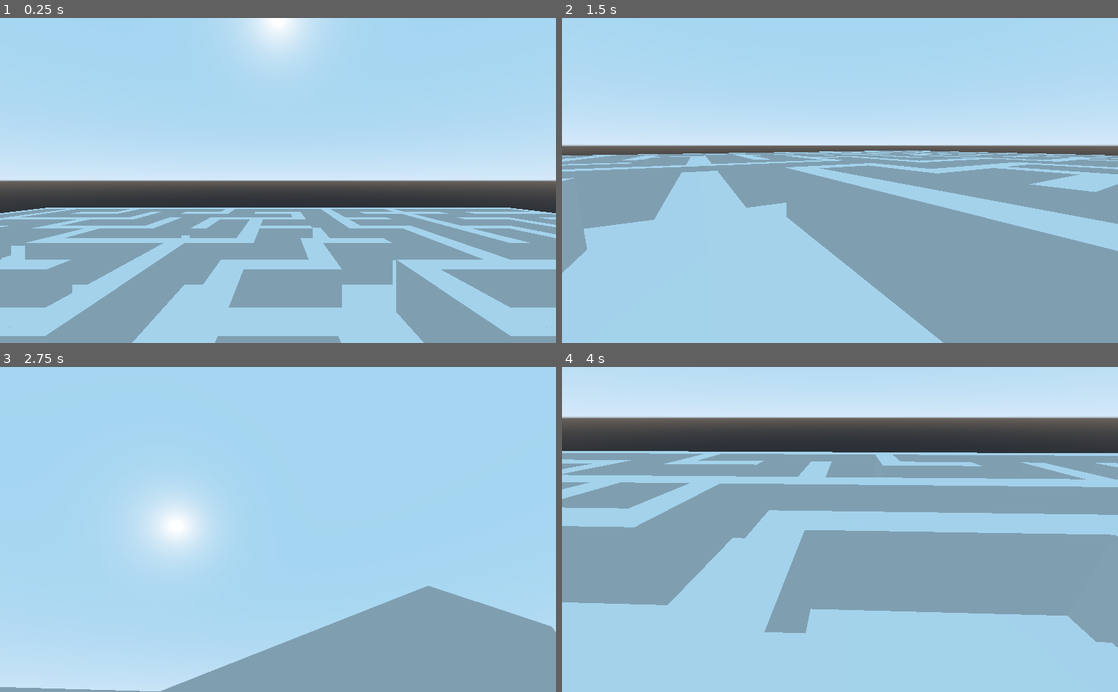
Above: before the commit, frames 1-4 (two rows, left to right).
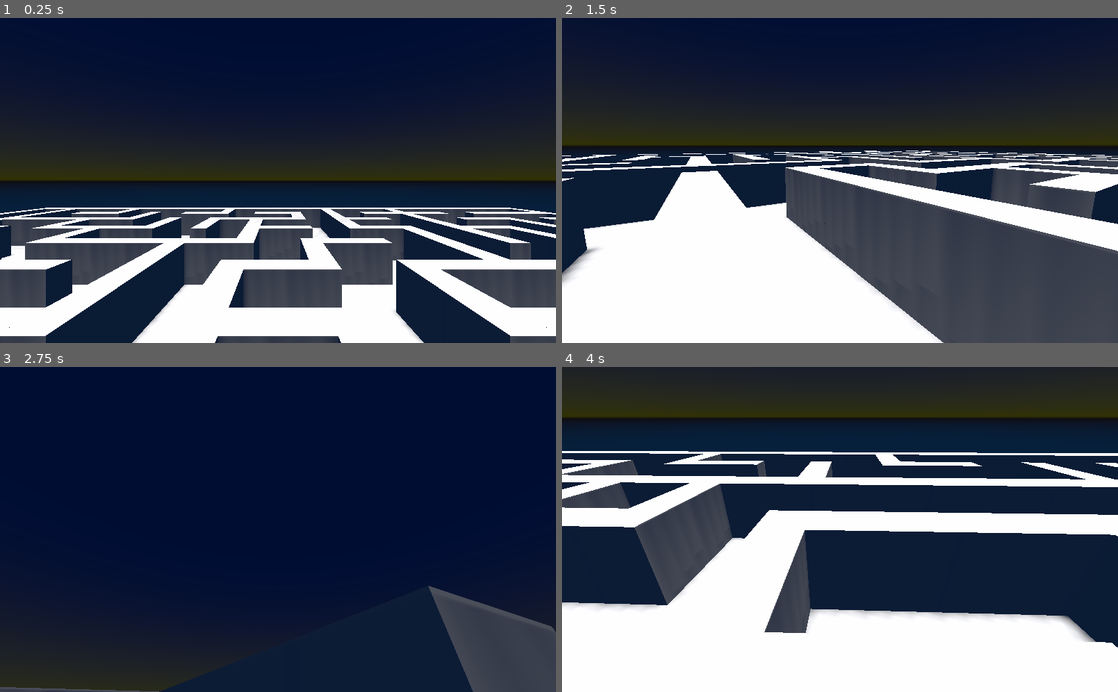
Above: after the commit, the same moments.

Repository: pragma-strict/stone-soup-GGJ
Game: Godot game, scene res://Scenes/Main.tscn
Same seed, same stepped clock (60 frames per second), same inputs: the game is played once before the commit and once after it.
Inputs (mouse positions are in pixels of both pictures, inside the frame that each line leads up to):
- Up to frame 1 (0.25 s): no input
- Up to frame 2 (1.5 s): move the mouse to (962, 164) at 0.52 s; hold D (move_right) 0.53-1.28 s; click (962, 164) at 0.67 s; tap Space (action_jump) at 0.77 s; move the mouse to (728, 196) at 1.27 s; hold S (move_back) from 1.28 s (still down); click (728, 196) at 1.42 s
- Up to frame 3 (2.75 s): tap Space (action_jump) at 1.52 s; move the mouse to (333, 458) at 2.02 s; release S (move_back) at 2.03 s; hold D (move_right) from 2.03 s (still down); click (333, 458) at 2.17 s
- Up to frame 4 (4 s): move the mouse to (812, 594) at 2.77 s; release D (move_right) at 2.78 s; hold E (move_up) 2.78-3.53 s; click (812, 594) at 2.92 s; tap Space (action_jump) at 3.02, 3.77 s; move the mouse to (1006, 578) at 3.52 s; hold A (move_left) from 3.53 s (still down); click (1006, 578) at 3.67 s

The runs differ from the first frame. In frame 1, 100% of the frame differs, in the area x 0-100%, y 0-100%; in frame 2, 100%; in frame 3, 100%; in frame 4, 100%.

Commit message:
Add day/night switching

Diff:
--- /dev/null
+++ b/Environment Settings/day_env.tres
@@ -0,0 +1,15 @@
+[gd_resource type="Environment" load_steps=2 format=2]
+
+[sub_resource type="ProceduralSky" id=1]
+sky_top_color = Color( 0.341176, 0.545098, 0.654902, 1 )
+ground_bottom_color = Color( 0.109804, 0.180392, 0.25098, 1 )
+ground_horizon_color = Color( 0.329412, 0.258824, 0.203922, 1 )
+sun_latitude = 87.94
+sun_curve = 0.0116629
+sun_energy = 13.02
+
+[resource]
+background_mode = 2
+background_sky = SubResource( 1 )
+tonemap_mode = 2
+ssao_enabled = true
--- /dev/null
+++ b/Environment Settings/night_env.tres
@@ -0,0 +1,18 @@
+[gd_resource type="Environment" load_steps=2 format=2]
+
+[sub_resource type="ProceduralSky" id=1]
+sky_top_color = Color( 0, 0.0509804, 0.203922, 1 )
+sky_horizon_color = Color( 0.192157, 0.196078, 0.00784314, 1 )
+ground_bottom_color = Color( 0.0235294, 0.129412, 0.239216, 1 )
+ground_horizon_color = Color( 0.0627451, 0.0352941, 0.0117647, 1 )
+sun_latitude = -63.82
+sun_energy = 0.0
+
+[resource]
+background_mode = 2
+background_sky = SubResource( 1 )
+fog_enabled = true
+fog_color = Color( 0.0196078, 0.054902, 0.0901961, 1 )
+fog_sun_color = Color( 0.427451, 0.294118, 0.0235294, 1 )
+fog_depth_begin = 0.0
+fog_transmit_enabled = true
--- /dev/null
+++ b/Environment Settings/twilight_env.tres
@@ -0,0 +1,3 @@
+[gd_resource type="Environment" format=2]
+
+[resource]
--- a/Scenes/Main.tscn
+++ b/Scenes/Main.tscn
@@ -1,11 +1,13 @@
-[gd_scene load_steps=10 format=2]
+[gd_scene load_steps=12 format=2]
 
 [ext_resource path="res://Scripts/Labyrinth.gd" type="Script" id=1]
+[ext_resource path="res://Environment Settings/night_env.tres" type="Environment" id=2]
 [ext_resource path="res://Meshes/corner.obj" type="ArrayMesh" id=3]
 [ext_resource path="res://Meshes/wall.obj" type="ArrayMesh" id=4]
 [ext_resource path="res://Meshes/path.obj" type="ArrayMesh" id=5]
-[ext_resource path="res://Scripts/Camera.gd" type="Script" id=6]
+[ext_resource path="res://Scripts/PlayerCam.gd" type="Script" id=6]
 [ext_resource path="res://Scripts/Player.gd" type="Script" id=7]
+[ext_resource path="res://Scripts/GameManager.gd" type="Script" id=8]
 
 [sub_resource type="CapsuleShape" id=2]
 
@@ -13,7 +15,8 @@
 
 [sub_resource type="PlaneMesh" id=4]
 
-[node name="Scene" type="Spatial"]
+[node name="GameManager" type="Node"]
+script = ExtResource( 8 )
 
 [node name="Labyrinth" type="Spatial" parent="."]
 script = ExtResource( 1 )
@@ -64,3 +67,11 @@
 __meta__ = {
 "_edit_lock_": true
 }
+
+[node name="Sun" type="DirectionalLight" parent="."]
+transform = Transform( 0.290803, -0.956782, -0.00126769, 0.0618847, 0.0174869, 0.99793, -0.95478, -0.290279, 0.0642954, -0.0146017, 9.34512, 0.0110121 )
+shadow_enabled = true
+shadow_bias = 0.01
+
+[node name="WorldEnvironment" type="WorldEnvironment" parent="."]
+environment = ExtResource( 2 )
--- /dev/null
+++ b/Scripts/GameManager.gd
@@ -0,0 +1,63 @@
+extends Node
+
+var day_env = preload("res://Environment Settings/day_env.tres")
+var night_env = preload("res://Environment Settings/night_env.tres")
+var twilight_env = preload("res://Environment Settings/twilight_env.tres")
+
+var environment_node
+var time = DAY
+var can_update_time = true
+var is_mouse_captured = false
+
+enum{
+	DAY,
+	NIGHT,
+	TWILIGHT
+}
+
+
+func _ready():
+	environment_node = get_node("WorldEnvironment")
+
+
+func _input(event):
+	if (event is InputEventMouseButton):
+		is_mouse_captured = true
+		Input.set_mouse_mode(Input.MOUSE_MODE_CAPTURED)
+
+	if(Input.is_action_pressed("move_up")):
+		toggle_day_night()
+
+	if (Input.is_action_pressed("ui_fullscreen")):
+		OS.window_fullscreen = !OS.window_fullscreen
+
+	if (Input.is_key_pressed(KEY_ESCAPE)):
+		get_tree().quit()
+
+
+func toggle_day_night():
+	if(time == DAY):
+		set_time(NIGHT)
+	elif(time == NIGHT):
+		set_time(DAY)
+
+
+func set_time(new_time):
+	if(can_update_time):
+		var is_time_valid = false
+		if(new_time == DAY):
+			time = DAY
+			environment_node.environment = day_env
+			is_time_valid = true
+		elif(new_time == NIGHT):
+			time = NIGHT
+			environment_node.environment = night_env
+			is_time_valid = true
+		elif(new_time == TWILIGHT):
+			time = TWILIGHT
+			environment_node.environment = twilight_env
+			is_time_valid = true
+		if(is_time_valid):
+			can_update_time = false
+			yield(get_tree().create_timer(1.0), "timeout")
+			can_update_time = true
--- a/Scripts/Player.gd
+++ b/Scripts/Player.gd
@@ -1,4 +1,6 @@
 extends KinematicBody
+
+
 
 var velocity = Vector3(0, 0, 0)
 
@@ -7,22 +9,12 @@
 onready var GRAVITY = ProjectSettings.get("physics/3d/default_gravity") / 1000
 
 func move_forward_back(delta: float):
-	"""
-	Move the camera forward or backwards
-	"""
 	self.transform = self.transform.translated(Vector3(0, 0, delta * PLAYER_MOVE_SPEED))
 
 func move_left_right(delta: float):
-	"""
-	Move the camera to the left or right
-	"""
 	self.transform = self.transform.translated(Vector3(delta * PLAYER_MOVE_SPEED, 0, 0))
 
 func _process(delta: float):
-	"""
-	Allow the player to move the camera with WASD
-	See Project settings -> Input map for keyboard bindings
-	"""
 	if Input.is_action_pressed("ui_up"):
 		self.move_forward_back(-delta)
 
@@ -35,6 +27,7 @@
 	elif Input.is_action_pressed("ui_right"):
 		self.move_left_right(+delta)
 
+
 func _physics_process(delta: float):
 	if Input.is_action_just_pressed("action_jump"):
 		if self.is_on_floor():
@@ -45,7 +38,3 @@
 
 	self.velocity = self.move_and_slide(self.velocity, Vector3(0, 1, 0))
 	self.transform = self.transform.translated(self.velocity * delta)
-
-func _input(event):
-	if (Input.is_key_pressed(KEY_ESCAPE)):
-			get_tree().quit()
--- a/Scripts/Camera.gd
+++ b/Scripts/PlayerCam.gd
@@ -1,6 +1,7 @@
 extends Camera
 
 onready var Player = get_parent()
+
 
 ## Increase this value to give a slower turn speed
 const CAMERA_TURN_SPEED = 200
@@ -32,24 +33,15 @@
 	return Player.get_rotation() + Vector3(0, rotation, 0)
 
 func _input(event):
-	"""
-	First person camera controls
-	"""
-	##
-	## We'll only process mouse motion events
-	if not event is InputEventMouseMotion:
-		return
+	if event is InputEventMouseMotion:
+		## We'll use the parent node "Player" to set our left-right rotation
+		## This prevents us from adding the x-rotation to the y-rotation
+		## which would result in a kind of flight-simulator camera
+		Player.set_rotation(look_leftright_rotation(event.relative.x / -CAMERA_TURN_SPEED))
 
-	##
-	## We'll use the parent node "Player" to set our left-right rotation
-	## This prevents us from adding the x-rotation to the y-rotation
-	## which would result in a kind of flight-simulator camera
-	Player.set_rotation(look_leftright_rotation(event.relative.x / -CAMERA_TURN_SPEED))
-
-	##
-	## Now we can simply set our y-rotation for the camera, and let godot
-	## handle the transformation of both together
-	self.set_rotation(look_updown_rotation(event.relative.y / -CAMERA_TURN_SPEED))
+		## Now we can simply set our y-rotation for the camera, and let godot
+		## handle the transformation of both together
+		self.set_rotation(look_updown_rotation(event.relative.y / -CAMERA_TURN_SPEED))
 
 
 func _enter_tree():
--- a/default_env.tres
+++ /dev/null
@@ -1,7 +0,0 @@
-[gd_resource type="Environment" load_steps=2 format=2]
-
-[sub_resource type="ProceduralSky" id=1]
-
-[resource]
-background_mode = 2
-background_sky = SubResource( 1 )
--- a/project.godot
+++ b/project.godot
@@ -47,6 +47,10 @@
 config/name="Stone Soup"
 run/main_scene="res://Scenes/Main.tscn"
 config/icon="res://icon.png"
+
+[global]
+
+environment=false
 
 [input]
 
@@ -109,6 +113,16 @@
 "events": [ Object(InputEventKey,"resource_local_to_scene":false,"resource_name":"","device":0,"alt":false,"shift":false,"control":false,"meta":false,"command":false,"pressed":false,"scancode":0,"physical_scancode":32,"unicode":0,"echo":false,"script":null)
  ]
 }
+right_click={
+"deadzone": 0.5,
+"events": [ Object(InputEventMouseButton,"resource_local_to_scene":false,"resource_name":"","device":0,"alt":false,"shift":false,"control":false,"meta":false,"command":false,"button_mask":0,"position":Vector2( 0, 0 ),"global_position":Vector2( 0, 0 ),"factor":1.0,"button_index":2,"pressed":false,"doubleclick":false,"script":null)
+ ]
+}
+ui_fullscreen={
+"deadzone": 0.5,
+"events": [ Object(InputEventKey,"resource_local_to_scene":false,"resource_name":"","device":0,"alt":false,"shift":false,"control":false,"meta":false,"command":false,"pressed":false,"scancode":0,"physical_scancode":70,"unicode":0,"echo":false,"script":null)
+ ]
+}
 
 [physics]
 
@@ -116,4 +130,4 @@
 
 [rendering]
 
-environment/default_environment="res://default_env.tres"
+environment/default_environment="res://Environment Settings/day_env.tres"
